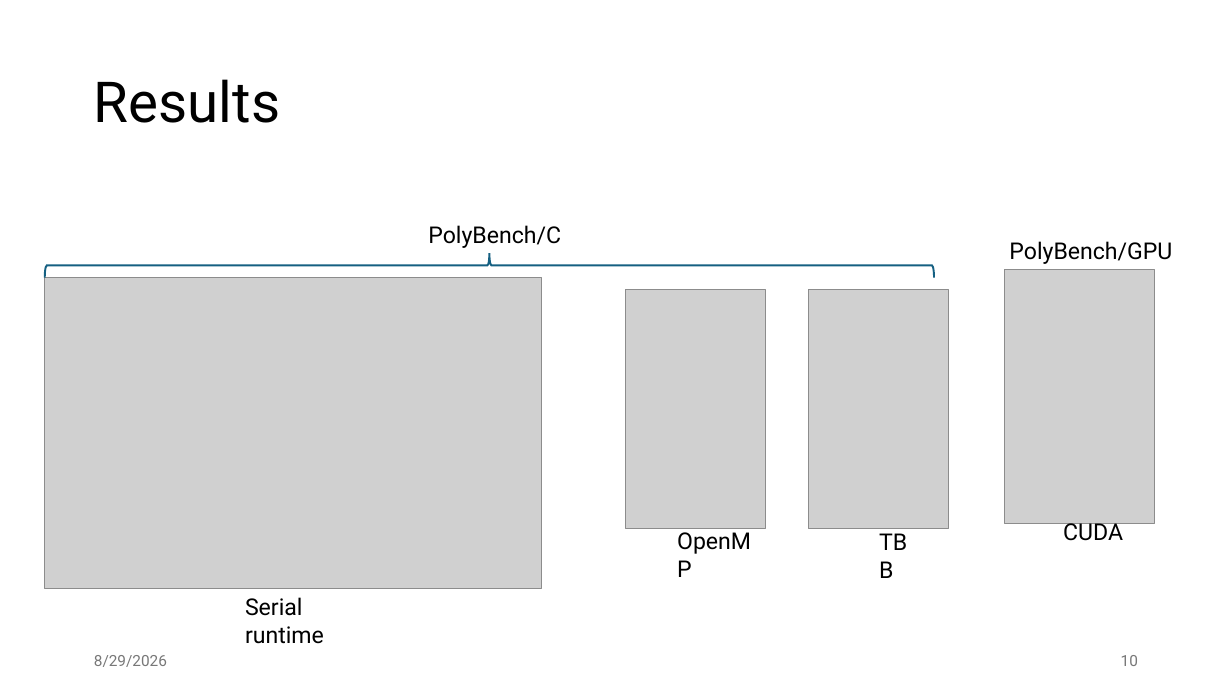
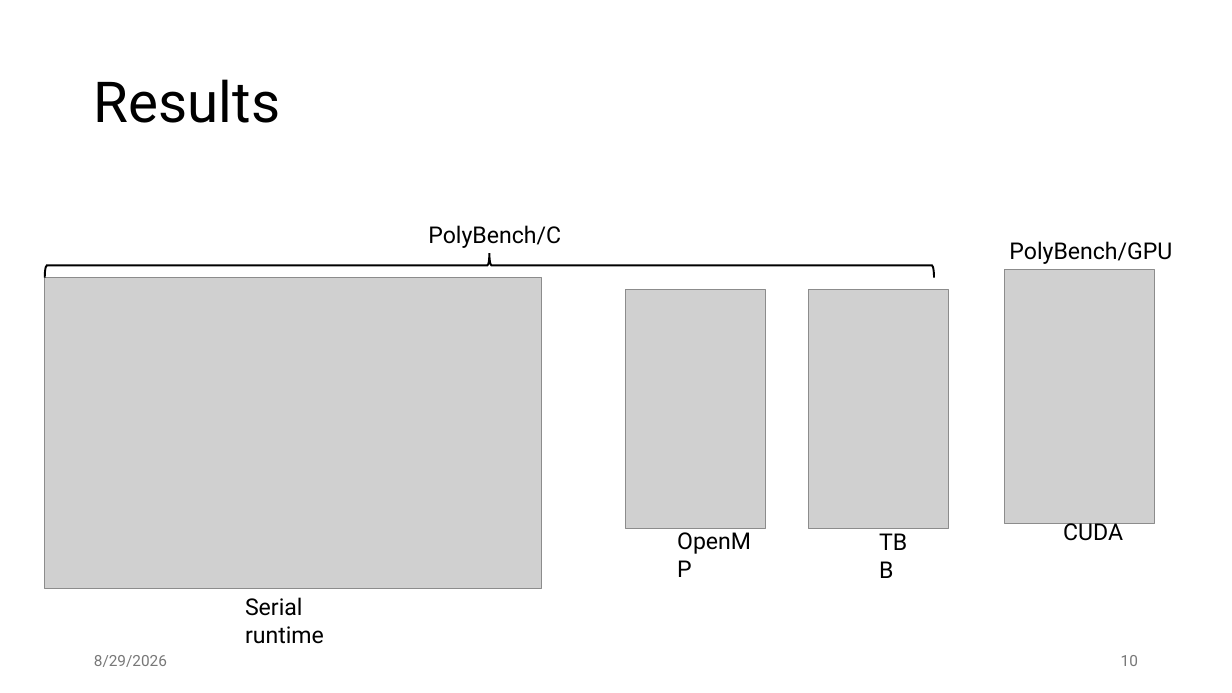
Before and after one commit to jiriklepl/phd-thesis, a slide deck: slide 10 of slides/Optimizing Memory Layouts and Traversal Orders in High-Performance Computing.pptx. Drawn at 1232x693 pixels with LibreOffice and Linux fonts; fonts in the diff are those of the drawing; grey boxes stand for pictures. Boxes give left, top, right and bottom in pixels: in the first picture for what was removed or moved away, otherwise in the second. Text is boxed around its words. In the diff, an @@ line names an element or a change of style, - is before the commit and + after.

```diff
--- a/slides/Optimizing Memory Layouts and Traversal Orders in High-Performance Computing.pptx
+++ b/slides/Optimizing Memory Layouts and Traversal Orders in High-Performance Computing.pptx
@@ right brace at box(44, 253, 933, 277): outline #156082 1.5 pt to #000000 1.5 pt @@
```
Also in this commit, not shown: 9 other slides changed, 2 other files.
